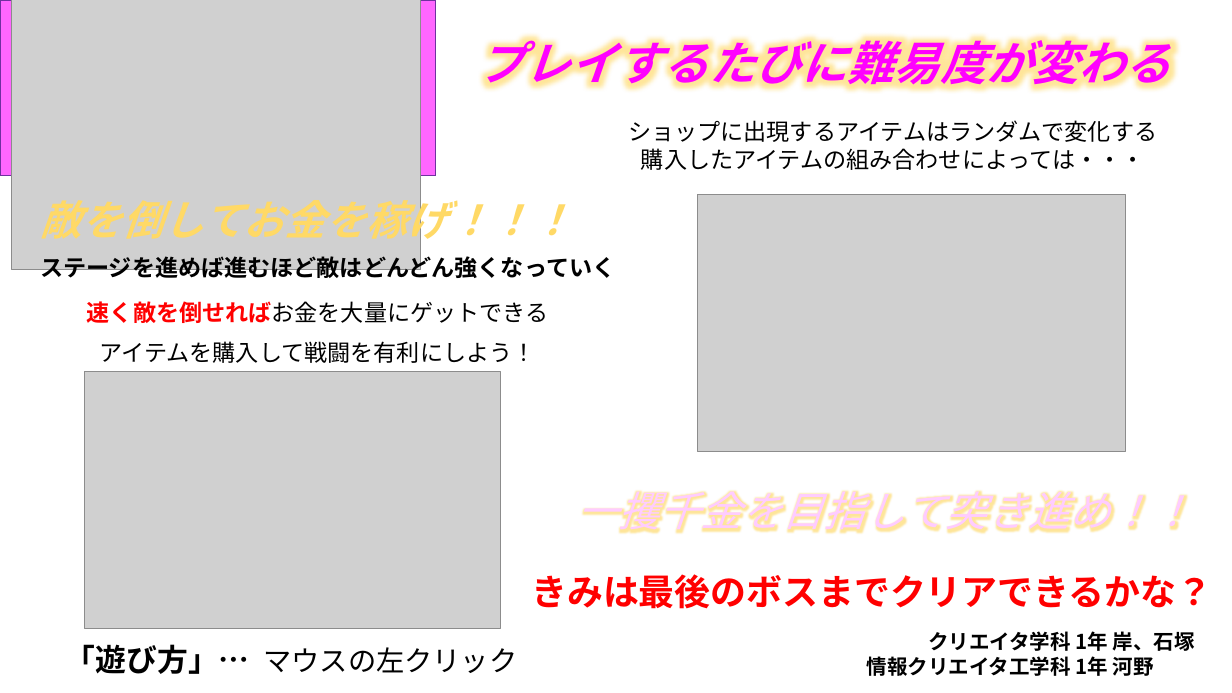
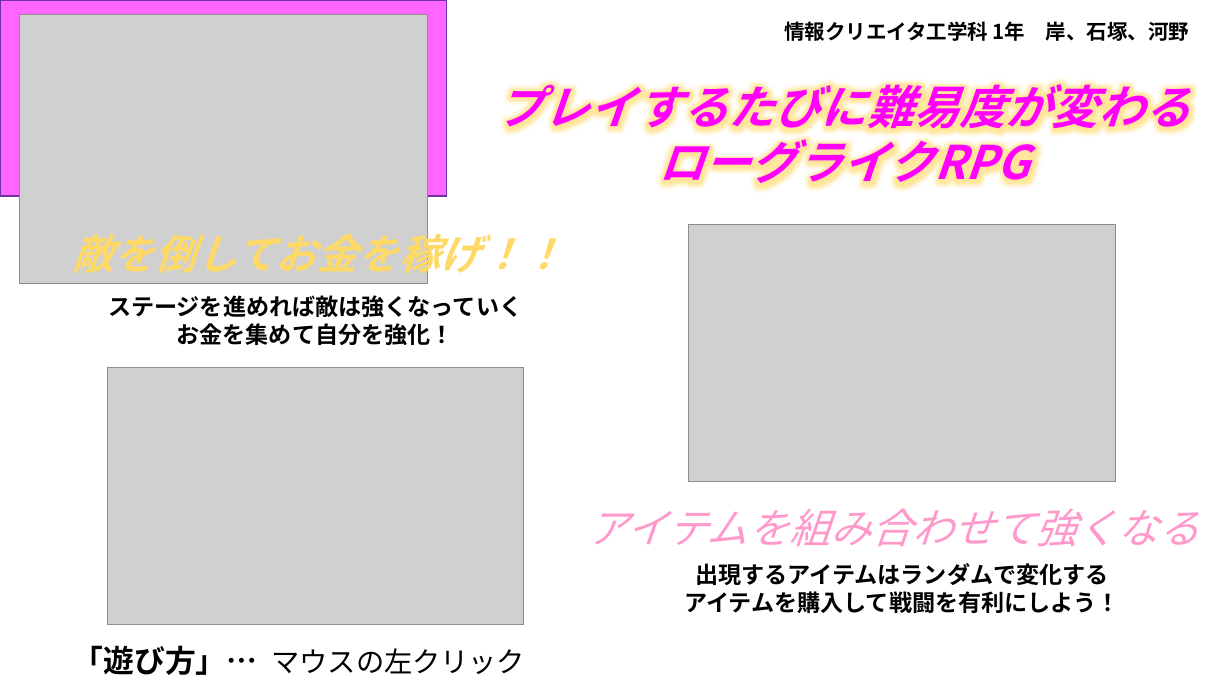
Before and after one commit to KawanoTakumi/Monja, a slide deck: slide 1 of Neotopia.pptx. Drawn at 1232x693 pixels with LibreOffice and Linux fonts; fonts in the diff are those of the drawing; grey boxes stand for pictures. Boxes give left, top, right and bottom in pixels: in the first picture for what was removed or moved away, otherwise in the second. Text is boxed around its words. In the diff, an @@ line names an element or a change of style, - is before the commit and + after.

Commit message:
ボードを変更

```diff
--- a/Neotopia.pptx
+++ b/Neotopia.pptx
@@ rectangle: place and size @@
-rectangle at (0,0,435,176)
+rectangle at (0,0,447,196)
@@ picture: place and size @@
-picture at (11,0,420,270)
+picture at (19,15,428,285)
@@ text at (784,21,1189,41): text changed @@
-クリエイタ学科 1年 岸、石塚
-情報クリエイタ工学科 1年 河野
+情報クリエイタ工学科 1年 岸、石塚、河野
@@ text "プレイするたびに難易度が変わる": place and size @@
-text "プレイするたびに難易度が変わる" at (478,37,1171,89)
+text "プレイするたびに難易度が変わる" at (498,81,1191,190)
@@ text at (658,130,1030,190): paragraph added @@
+ローグライクRPG
@@ text at (73,225,564,280): text changed @@
-敵を倒してお金を稼げ！！！
+敵を倒してお金を稼げ！！
@@ picture: place and size @@
-picture at (698,195,1126,452)
+picture at (689,225,1116,482)
@@ text at (108,295,522,345): text changed @@
-ステージを進めば進むほど敵はどんどん強くなっていく
+ステージを進めれば敵は強くなっていく
+お金を集めて自分を強化！
@@ text removed at (87,301,549,363) @@
-速く敵を倒せればお金を大量にゲットできる
-アイテムを購入して戦闘を有利にしよう！
@@ picture: place and size @@
-picture at (84,372,500,628)
+picture at (107,368,523,625)
@@ text added at (588,508,1200,547), 32 pt, text #FF99CC, italic @@
+アイテムを組み合わせて強くなる
@@ text at (684,563,1120,613): text changed; bold on @@
-ショップに出現するアイテムはランダムで変化する
-購入したアイテムの組み合わせによっては・・・
+出現するアイテムはランダムで変化する
+アイテムを購入して戦闘を有利にしよう！
@@ text removed at (531,574,1212,609) @@
-きみは最後のボスまでクリアできるかな？
@@ text "「遊び方」… マウスの左クリック": place and size @@
-text "「遊び方」… マウスの左クリック" at (65,644,518,674)
+text "「遊び方」… マウスの左クリック" at (73,645,526,675)
```
